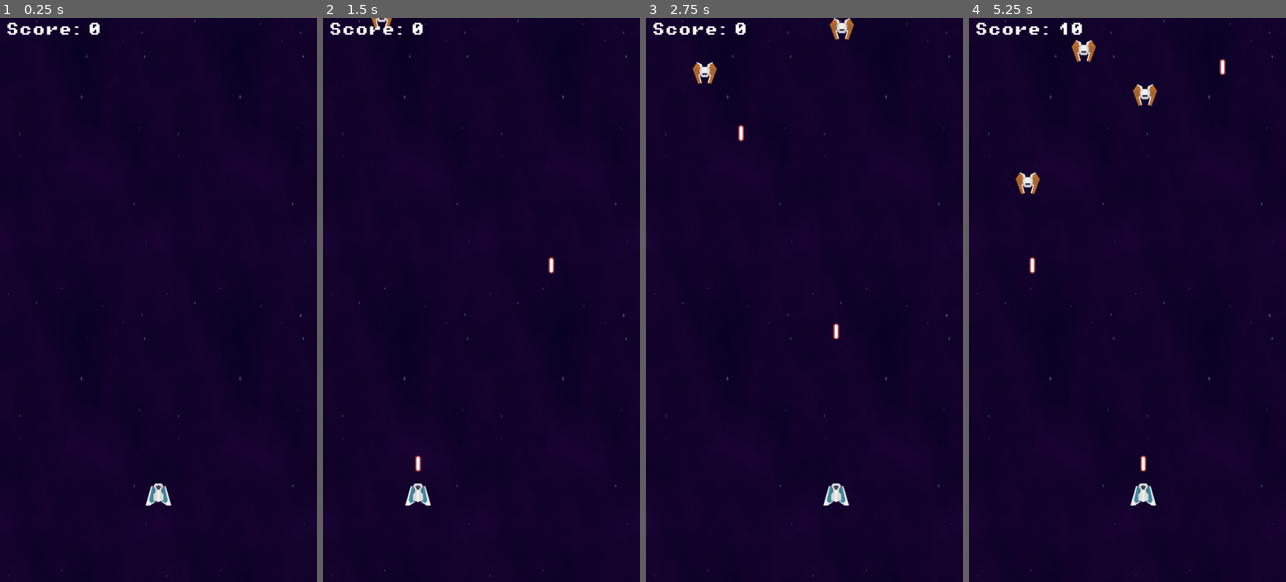
Above: before the commit, frames 1-4 (left to right).
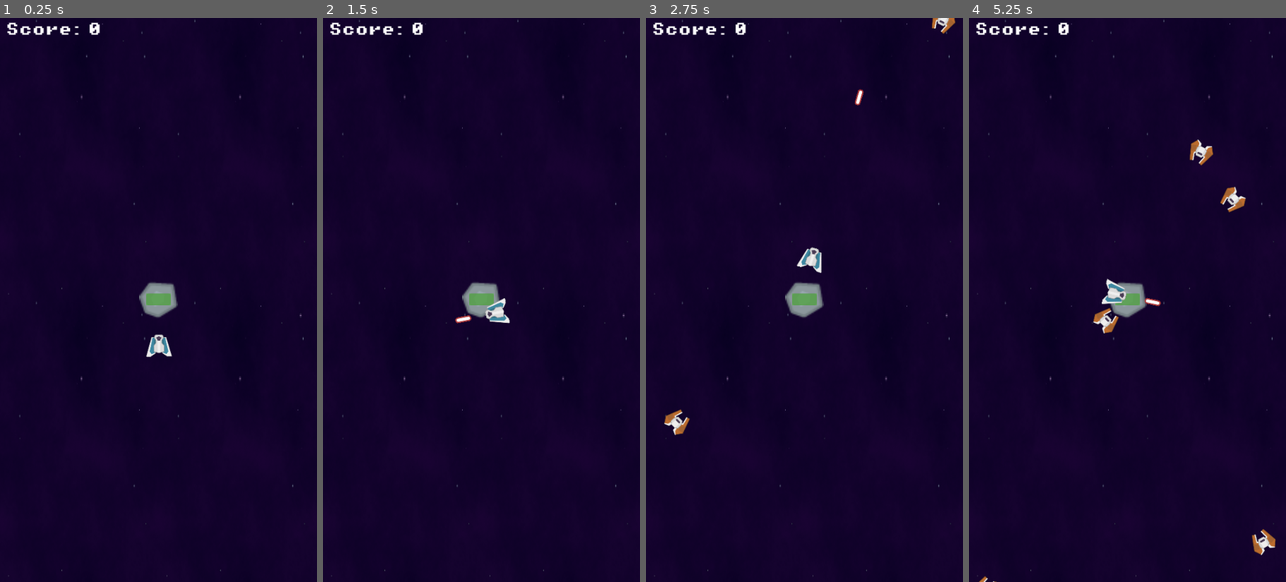
Above: after the commit, the same moments.

Repository: johnwarrenn/2D-Project-Start
Game: Godot game, scene res://main.tscn
Two runs of this game, one before a commit and one after it. Both use one fixed random seed, a clock stepped at 60 frames per second and the inputs below.
Inputs (mouse positions are in pixels of both pictures, inside the frame that each line leads up to):
- Up to frame 1 (0.25 s): no input
- Up to frame 2 (1.5 s): tap Enter (ui_accept) at 0.5, 0.77 s; move the mouse to (551, 271) at 0.52 s; click (551, 271) at 0.6 s; move the mouse to (418, 328) at 1.27 s; click (418, 328) at 1.35 s
- Up to frame 3 (2.75 s): tap Enter (ui_accept) at 1.52 s; move the mouse to (836, 175) at 2.02 s; click (836, 175) at 2.1 s
- Up to frame 4 (5.25 s): move the mouse to (1111, 412) at 2.77 s; click (1111, 412) at 2.85 s; tap Enter (ui_accept) at 3.02, 3.77, 4.52 s; move the mouse to (1222, 384) at 3.52 s; click (1222, 384) at 3.6 s; move the mouse to (1032, 215) at 4.27 s; click (1032, 215) at 4.35 s; move the mouse to (1143, 300) at 5.02 s; click (1143, 300) at 5.1 s

The runs differ from the first frame. In frame 1, 1.0% of the frame differs, in the area x 43-57%, y 46-87%; in frame 2, 1.2%; in frame 3, 1.9%; in frame 4, 2.7%, in the area x 3-97%, y 0-100%.

Commit message:
extra mechanics commit

Diff:
--- /dev/null
+++ b/Asteroid.gd
@@ -0,0 +1,17 @@
+extends Area2D
+
+var asteroid_health = 3.0
+@onready var progress_bar = $ProgressBar
+
+func _ready():
+	progress_bar.value = asteroid_health
+
+
+func _on_area_entered(area):
+	if area.is_in_group("enemy"):
+		asteroid_health -= 1.0
+		progress_bar.value = asteroid_health
+
+		if asteroid_health <= 0:
+			queue_free()
+			Gamestate.is_game_over = true
--- a/Enemy.gd
+++ b/Enemy.gd
@@ -2,10 +2,11 @@
 
 @export var speed = 100
 
-
-func _process(delta):
-
-	self.position.y += speed * delta
+func _physics_process(delta):
+	var target_position = get_viewport().get_visible_rect().size / 2
+	var direction = global_position.direction_to(target_position)
+	self.global_position += direction * speed * delta
+	self.rotation = direction.angle() + PI / 2
 
 func _on_area_entered(area):
 	self.queue_free()
--- a/EnemySpawner.gd
+++ b/EnemySpawner.gd
@@ -2,11 +2,10 @@
 
 @export var enemy_tscn: PackedScene
 
+@onready var path_follow_2d = %PathFollow2D
+
 func spawn_enemy_ship():
 	var new_enemy = enemy_tscn.instantiate()
 	self.add_child(new_enemy)
-
-	var viewport_width = get_viewport_rect().size.x
-	var rand_x = randf_range(0, viewport_width)
-	new_enemy.position.x = rand_x
-	new_enemy.position.y = -50
+	path_follow_2d.progress_ratio = randf_range(0,1)
+	new_enemy.global_position = path_follow_2d.global_position
--- a/Laser.gd
+++ b/Laser.gd
@@ -1,13 +1,19 @@
 extends Node2D
-@export var bullet_speed = 600
-# Called every frame. 'delta' is the elapsed time since the previous frame.
+
+@export var laser_speed = 600
+
+var direction: Vector2
+
+func _ready():
+
+	direction = global_position.direction_to(get_global_mouse_position())
+
 func _process(delta):
+	global_position += direction * laser_speed * delta
 
-	position.y -= bullet_speed * delta
-
-
+	if not get_viewport_rect().has_point(global_position):
+		queue_free()
 
 func _on_area_entered(other_area):
-
 	if other_area.is_in_group("enemy"):
 		self.queue_free()
--- a/Player.gd
+++ b/Player.gd
@@ -1,19 +1,30 @@
 extends Area2D
 
 @export var laser_tscn: PackedScene
-# Called every frame. 'delta' is the elapsed time since the previous frame.
+@export var max_speed: float = 800
+@export var min_speed: float = 0
+
 func _process(delta):
-	var mouse_pos = get_parent().to_local(get_global_mouse_position())
-	position.x = mouse_pos.x
+	var mouse_pos = get_global_mouse_position()
+	var target_position = mouse_pos
+	var direction = global_position.direction_to(target_position)
+
+	var distance_to_mouse = global_position.distance_to(mouse_pos)
+	#found this while trying to find out how to adjust speed based on distance from the mouse. https://forum.godotengine.org/t/set-velocity-based-on-distance/21146
+	var speed = lerp(min_speed, max_speed, distance_to_mouse / get_viewport().get_visible_rect().size.length())
+
+	self.global_position += direction * speed * delta
+	self.rotation = direction.angle() + PI / 2
 
 	if Input.is_action_just_pressed("Shoot"):
 		var new_laser = laser_tscn.instantiate()
+		new_laser.global_position = self.get_parent().to_local(global_position)
+		new_laser.global_rotation = self.global_rotation
 		add_sibling(new_laser)
-		new_laser.position = self.position
+
 
 
 func _on_area_entered(area):
 	if area.is_in_group("enemy"):
 		self.queue_free()
-
 		Gamestate.is_game_over = true
--- a/enemy.tscn
+++ b/enemy.tscn
@@ -12,6 +12,9 @@
 metadata/_edit_group_ = true
 
 [node name="Sprite2D" type="Sprite2D" parent="."]
+z_index = 5
+z_as_relative = false
+rotation = -3.14374
 scale = Vector2(0.6, 0.6)
 texture = ExtResource("2_5hw08")
 
--- a/gamestate.gd
+++ b/gamestate.gd
@@ -2,10 +2,12 @@
 
 var score = 0
 var is_game_over = false
+var asteroid_health = 3
 
 func reset_values():
 	score = 0
 	is_game_over = false
 
+
 func increase_score(increase_amount):
 	score += increase_amount
--- a/main.tscn
+++ b/main.tscn
@@ -1,14 +1,22 @@
-[gd_scene load_steps=13 format=3 uid="uid://dduwwcx4kmr54"]
+[gd_scene load_steps=18 format=3 uid="uid://dduwwcx4kmr54"]
 
 [ext_resource type="Texture2D" uid="uid://trt24sg07e6g" path="res://back.png" id="1_lsohi"]
 [ext_resource type="Script" path="res://Player.gd" id="2_04yug"]
-[ext_resource type="PackedScene" path="res://laser.tscn" id="3_qoqxm"]
+[ext_resource type="Texture2D" uid="uid://b4ti0pmx27n2y" path="res://kenney_space-shooter-redux/PNG/Meteors/meteorGrey_small1.png" id="2_47x0k"]
+[ext_resource type="Script" path="res://Asteroid.gd" id="2_d63mn"]
+[ext_resource type="PackedScene" uid="uid://w6fqo67pgjkk" path="res://laser.tscn" id="3_qoqxm"]
 [ext_resource type="Texture2D" uid="uid://dv7ee1dpglc8s" path="res://kenney_space-shooter-redux/PNG/Enemies/enemyBlue5.png" id="4_wjx1n"]
 [ext_resource type="Script" path="res://EnemySpawner.gd" id="5_voc1g"]
 [ext_resource type="PackedScene" uid="uid://b73hndic7pt3r" path="res://enemy.tscn" id="6_n6pt0"]
 [ext_resource type="FontFile" uid="uid://b04ylcax4a37x" path="res://PixelOperator8-Bold.ttf" id="7_yjc24"]
 [ext_resource type="Script" path="res://ScoreLabel.gd" id="8_2fn7f"]
 [ext_resource type="Script" path="res://GameOverLabel.gd" id="9_wbr76"]
+
+[sub_resource type="CircleShape2D" id="CircleShape2D_gje0o"]
+radius = 33.3333
+
+[sub_resource type="StyleBoxFlat" id="StyleBoxFlat_pclfh"]
+bg_color = Color(0.341176, 0.698039, 0.27451, 0.682353)
 
 [sub_resource type="CircleShape2D" id="CircleShape2D_qdd6i"]
 radius = 18.0
@@ -21,6 +29,12 @@
 font = ExtResource("7_yjc24")
 font_size = 52
 
+[sub_resource type="Curve2D" id="Curve2D_g3fab"]
+_data = {
+"points": PackedVector2Array(0, 0, 0, 0, -97.3333, -69.3333, 0, 0, 0, 0, -97.3333, 1324, 0, 0, 0, 0, 816, 1334.67, 0, 0, 0, 0, 816, -84, 0, 0, 0, 0, -97.3333, -69.3333)
+}
+point_count = 5
+
 [node name="Main" type="Node2D"]
 position = Vector2(0, -5.96046e-08)
 scale = Vector2(0.75, 0.75)
@@ -30,8 +44,31 @@
 scale = Vector2(0.351563, 0.833333)
 texture = ExtResource("1_lsohi")
 
+[node name="Asteroid" type="Area2D" parent="." groups=["asteroid"]]
+position = Vector2(360, 640)
+script = ExtResource("2_d63mn")
+
+[node name="CollisionShape2D" type="CollisionShape2D" parent="Asteroid"]
+shape = SubResource("CircleShape2D_gje0o")
+
+[node name="Sprite2D" type="Sprite2D" parent="Asteroid"]
+scale = Vector2(3.10714, 2.94048)
+texture = ExtResource("2_47x0k")
+
+[node name="ProgressBar" type="ProgressBar" parent="Asteroid"]
+offset_left = -28.0
+offset_top = -14.6667
+offset_right = 28.0
+offset_bottom = 12.3333
+theme_override_styles/fill = SubResource("StyleBoxFlat_pclfh")
+max_value = 3.0
+value = 3.0
+show_percentage = false
+
 [node name="Player2" type="Area2D" parent="."]
-position = Vector2(365.333, 1081.33)
+unique_name_in_owner = true
+position = Vector2(361.333, 764)
+rotation = 1.56867
 script = ExtResource("2_04yug")
 laser_tscn = ExtResource("3_qoqxm")
 metadata/_edit_group_ = true
@@ -44,13 +81,6 @@
 [node name="CollisionShape2D" type="CollisionShape2D" parent="Player2"]
 shape = SubResource("CircleShape2D_qdd6i")
 
-[node name="EnemySpawner" type="Node2D" parent="."]
-script = ExtResource("5_voc1g")
-enemy_tscn = ExtResource("6_n6pt0")
-
-[node name="Timer" type="Timer" parent="EnemySpawner"]
-autostart = true
-
 [node name="ScoreLabel" type="Label" parent="."]
 offset_left = 13.3333
 offset_top = 10.6667
@@ -62,13 +92,30 @@
 
 [node name="GameOverLabel" type="Label" parent="."]
 visible = false
-offset_left = 48.0
-offset_top = 335.0
-offset_right = 497.0
-offset_bottom = 388.0
+offset_left = 153.333
+offset_top = 384.0
+offset_right = 602.333
+offset_bottom = 437.0
 text = "GAME OVER"
 label_settings = SubResource("LabelSettings_mdu65")
 script = ExtResource("9_wbr76")
 
+[node name="EnemySpawner" type="Node2D" parent="."]
+position = Vector2(0, 7.94728e-08)
+script = ExtResource("5_voc1g")
+enemy_tscn = ExtResource("6_n6pt0")
+
+[node name="Path2D" type="Path2D" parent="EnemySpawner"]
+curve = SubResource("Curve2D_g3fab")
+
+[node name="PathFollow2D" type="PathFollow2D" parent="EnemySpawner/Path2D"]
+unique_name_in_owner = true
+position = Vector2(-97.3333, -69.3333)
+rotation = 1.5708
+
+[node name="Timer" type="Timer" parent="EnemySpawner"]
+autostart = true
+
+[connection signal="area_entered" from="Asteroid" to="Asteroid" method="_on_area_entered"]
 [connection signal="area_entered" from="Player2" to="Player2" method="_on_area_entered"]
 [connection signal="timeout" from="EnemySpawner/Timer" to="EnemySpawner" method="spawn_enemy_ship"]
Not shown: 1 places in laser.tscn that only renumber resources
